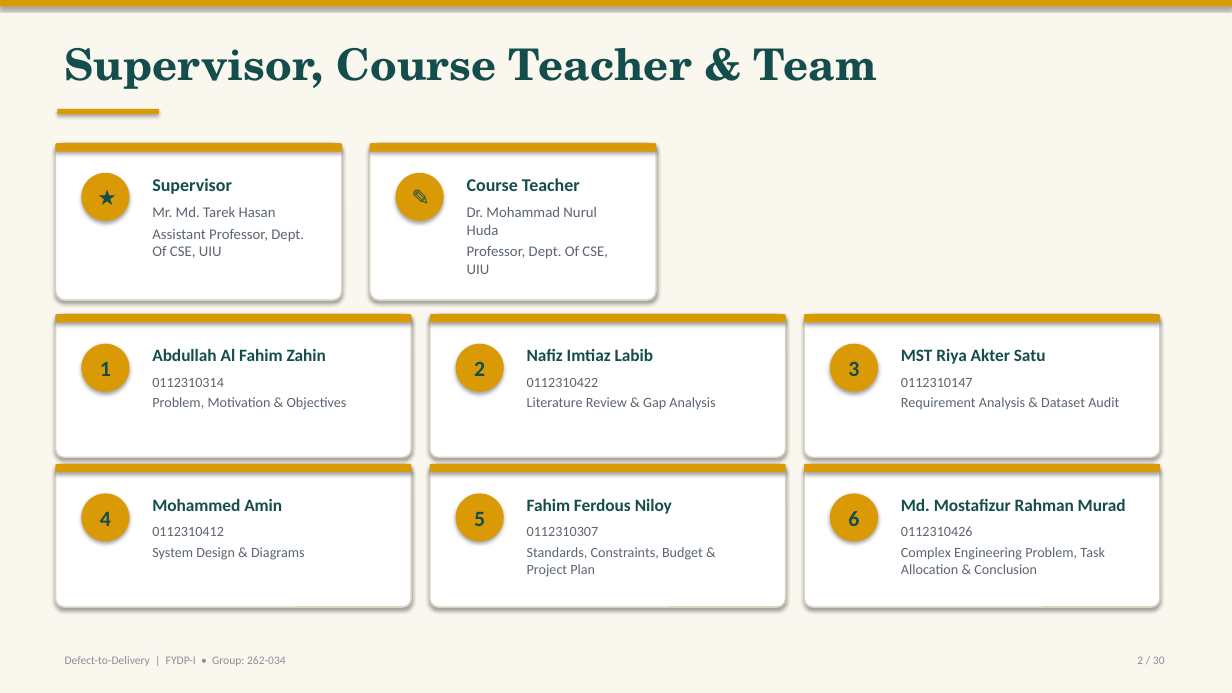
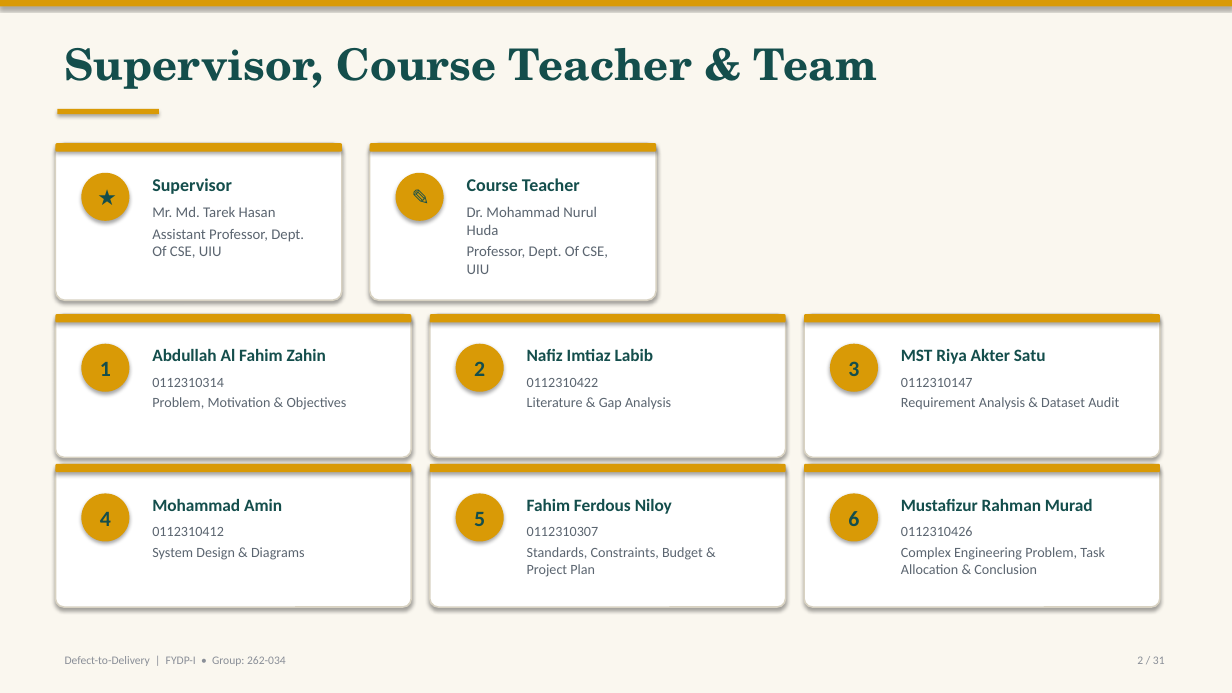
Before and after one commit to labib-ux/FYDP, a slide deck: slide 2 of slides/FYDP-I_Defect-to-Delivery.pptx. Drawn at 1232x693 pixels with LibreOffice and Linux fonts; fonts in the diff are those of the drawing. Boxes give left, top, right and bottom in pixels: in the first picture for what was removed or moved away, otherwise in the second. Text is boxed around its words. In the diff, an @@ line names an element or a change of style, - is before the commit and + after.

```diff
--- a/slides/FYDP-I_Defect-to-Delivery.pptx
+++ b/slides/FYDP-I_Defect-to-Delivery.pptx
@@ text at (x1=527, y1=397, x2=671, y2=410): text changed @@
-Literature Review & Gap Analysis
+Literature & Gap Analysis
@@ text at (x1=152, y1=499, x2=282, y2=511): text changed @@
-Mohammed Amin
+Mohammad Amin
@@ text at (x1=901, y1=499, x2=1093, y2=511): text changed @@
-Md. Mostafizur Rahman Murad
+Mustafizur Rahman Murad
@@ text at (x1=1137, y1=656, x2=1165, y2=664): text changed @@
-2 / 30
+2 / 31
```
Also in this commit, not shown: 29 other slides changed, 1 slide added.
